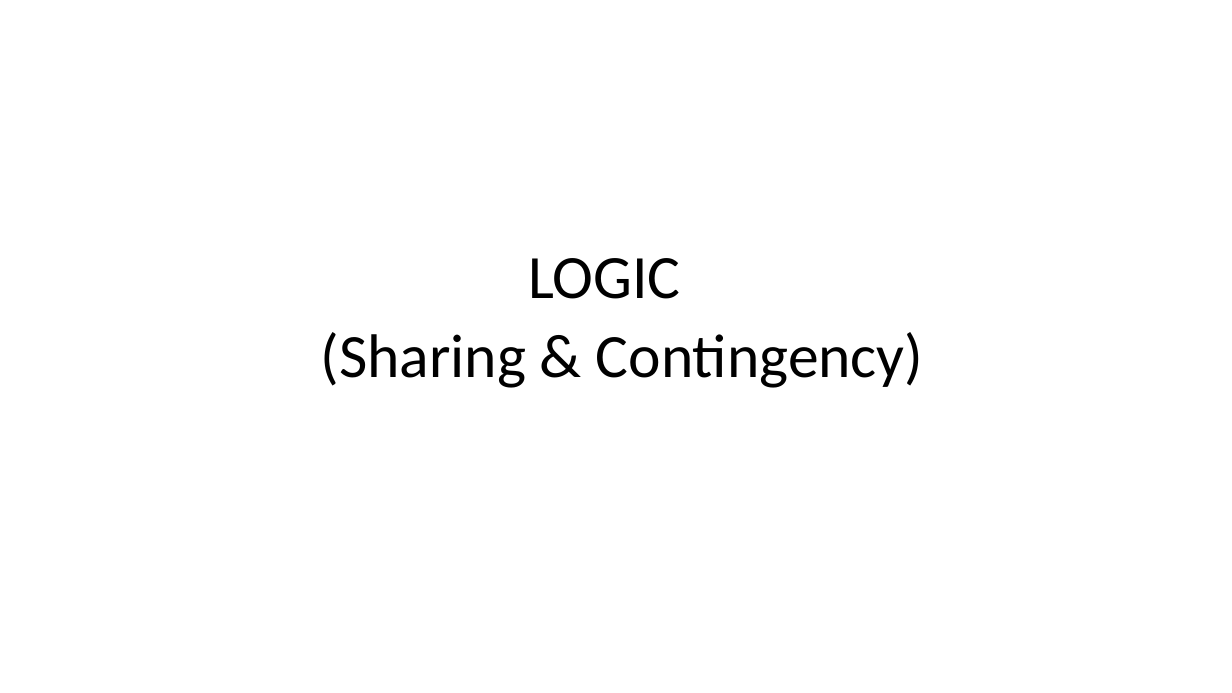
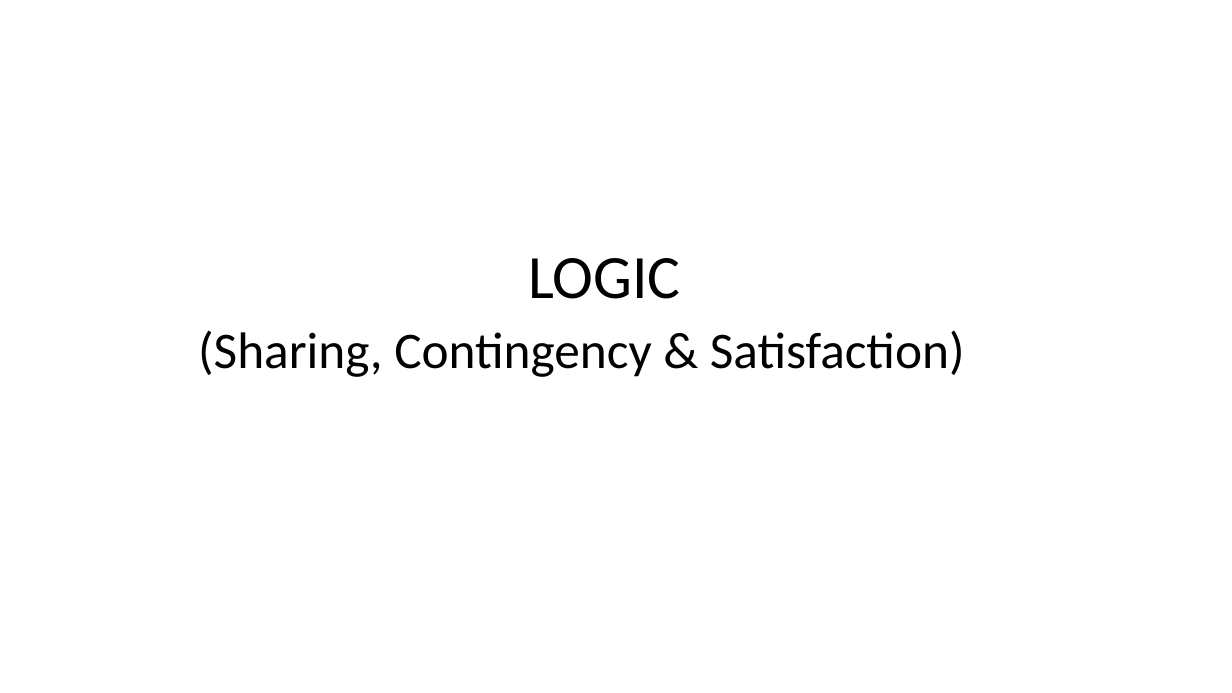
Before and after one commit to Contingent-Systems/modal_abstractions_presentations, a slide deck: slide 13 of thesis_proposal/proposal.pptx (slide 7 before the commit). Drawn at 1232x693 pixels with LibreOffice and Linux fonts; fonts in the diff are those of the drawing. Boxes give left, top, right and bottom in pixels: in the first picture for what was removed or moved away, otherwise in the second. Text is boxed around its words. In the diff, an @@ line names an element or a change of style, - is before the commit and + after.

```diff
--- a/thesis_proposal/proposal.pptx
+++ b/thesis_proposal/proposal.pptx
@@ text at box(198, 330, 965, 377): text changed; size 48 to 40 pt @@
-(Sharing & Contingency)
+(Sharing, Contingency & Satisfaction)
```
Also in this commit, not shown: 1 other slide changed, 13 slides added.
